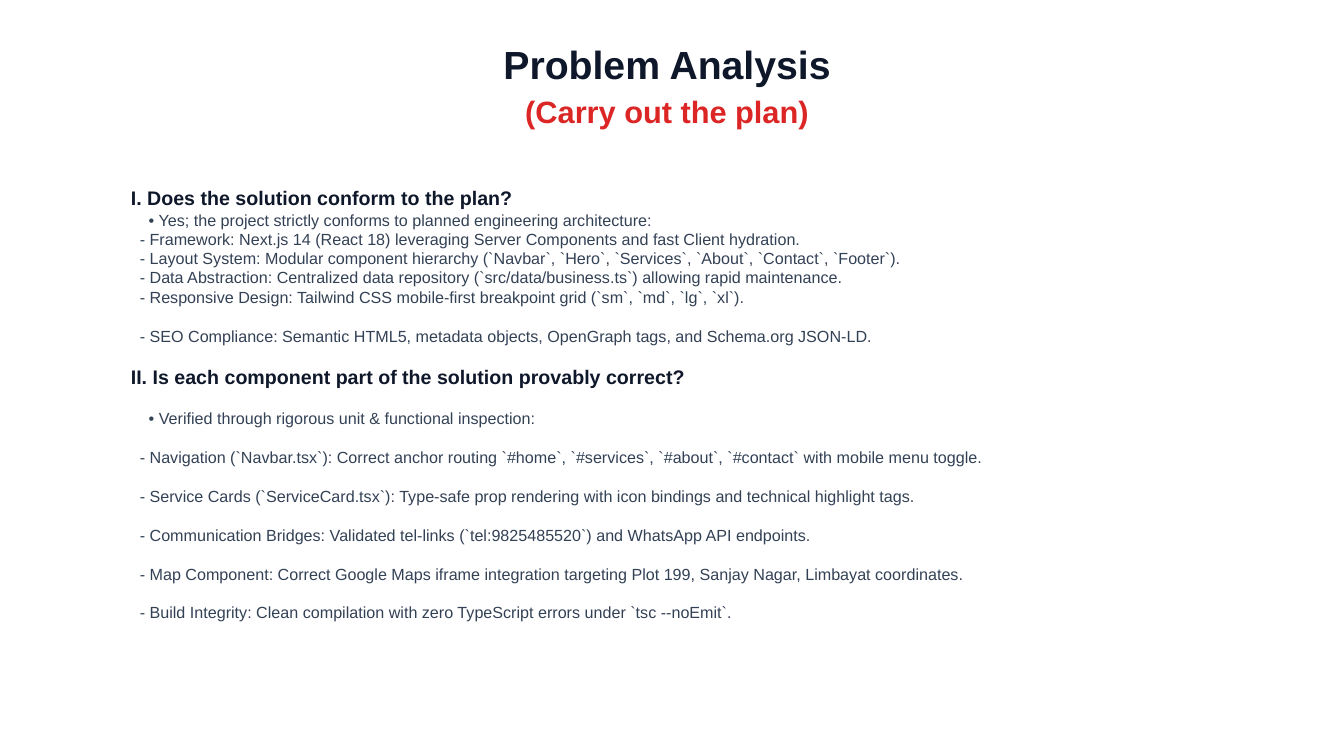
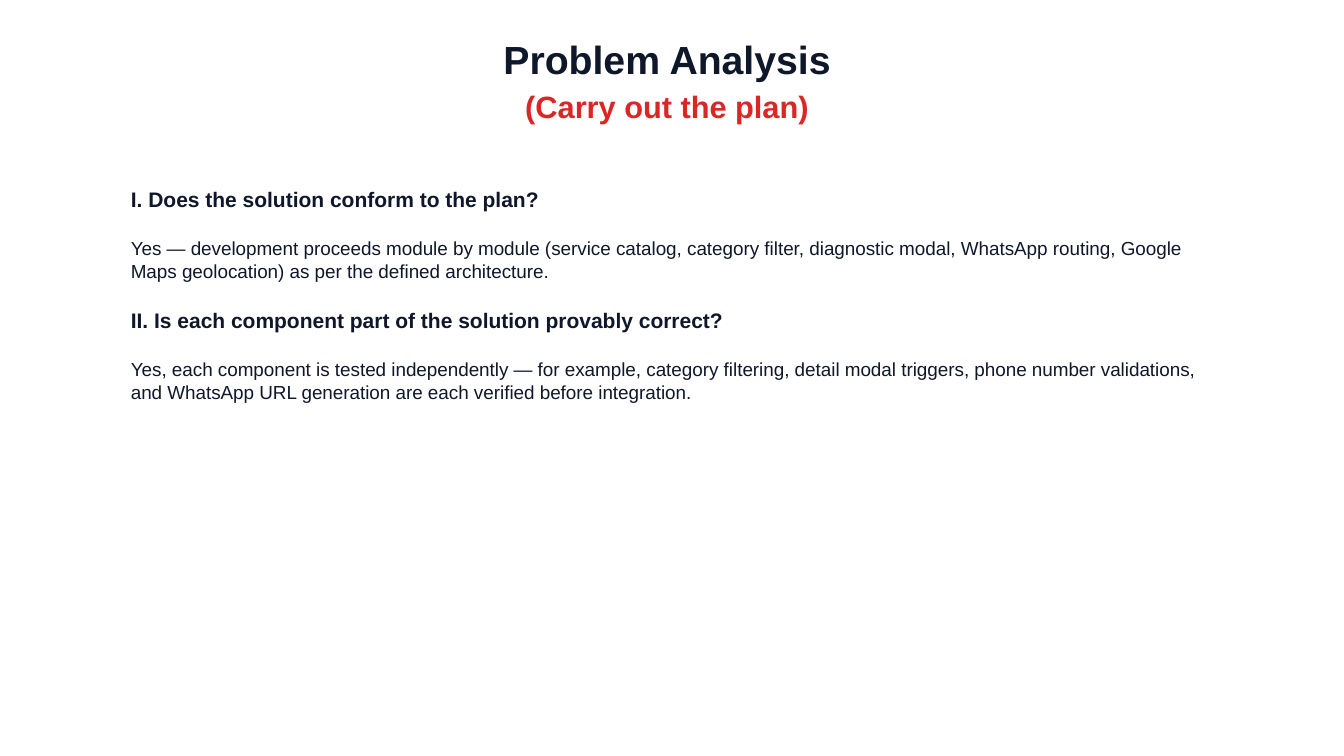
Before and after one commit to Prathmesh-oss/vikash-electronics, a slide deck: slide 10 of Vikash_Electronics_Academic_Presentation.pptx (slide 8 before the commit). Drawn at 1344x756 pixels with LibreOffice and Linux fonts; fonts in the diff are those of the drawing. Boxes give left, top, right and bottom in pixels: in the first picture for what was removed or moved away, otherwise in the second. Text is boxed around its words. In the diff, an @@ line names an element or a change of style, - is before the commit and + after.

```diff
--- a/Vikash_Electronics_Academic_Presentation.pptx
+++ b/Vikash_Electronics_Academic_Presentation.pptx
@@ text "Problem Analysis": place and size @@
-text "Problem Analysis" at <box>503,50,831,129</box>
+text "Problem Analysis" at <box>503,45,831,124</box>
@@ text at <box>131,191,1195,403</box>: text changed; size 11.5 to 13.5 pt; text colour #334155 to #0F172A @@
-I. Does the solution conform to the plan?
-• Yes; the project strictly conforms to planned engineering architecture:
-- Framework: Next.js 14 (React 18) leveraging Server Components and fast Client hydration.
-- Layout System: Modular component hierarchy (`Navbar`, `Hero`, `Services`, `About`, `Contact`, `Footer`).
-- Data Abstraction: Centralized data repository (`src/data/business.ts`) allowing rapid maintenance.
-- Responsive Design: Tailwind CSS mobile-first breakpoint grid (`sm`, `md`, `lg`, `xl`).
-- SEO Compliance: Semantic HTML5, metadata objects, OpenGraph tags, and Schema.org JSON-LD.
-II. Is each component part of the solution provably correct?
-• Verified through rigorous unit & functional inspection:
-- Navigation (`Navbar.tsx`): Correct anchor routing `#home`, `#services`, `#about`, `#contact` with mobile menu toggle.
-- Service Cards (`ServiceCard.tsx`): Type-safe prop rendering with icon bindings and technical highlight tags.
-- Communication Bridges: Validated tel-links (`tel:9825485520`) and WhatsApp API endpoints.
-- Map Component: Correct Google Maps iframe integration targeting Plot 199, Sanjay Nagar, Limbayat coordinates.
-- Build Integrity: Clean compilation with zero TypeScript errors under `tsc --noEmit`.
+I. Does the solution conform to the plan?
+Yes — development proceeds module by module (service catalog, category filter, diagnostic modal, WhatsApp routing, Google Maps geolocation) as per the defined architecture.
+II. Is each component part of the solution provably correct?
+Yes, each component is tested independently — for example, category filtering, detail modal triggers, phone number validations, and WhatsApp URL generation are each verified before integration.
```
Also in this commit, not shown: 8 other slides changed, 18 slides added, 6 slides removed, 9 other files.
